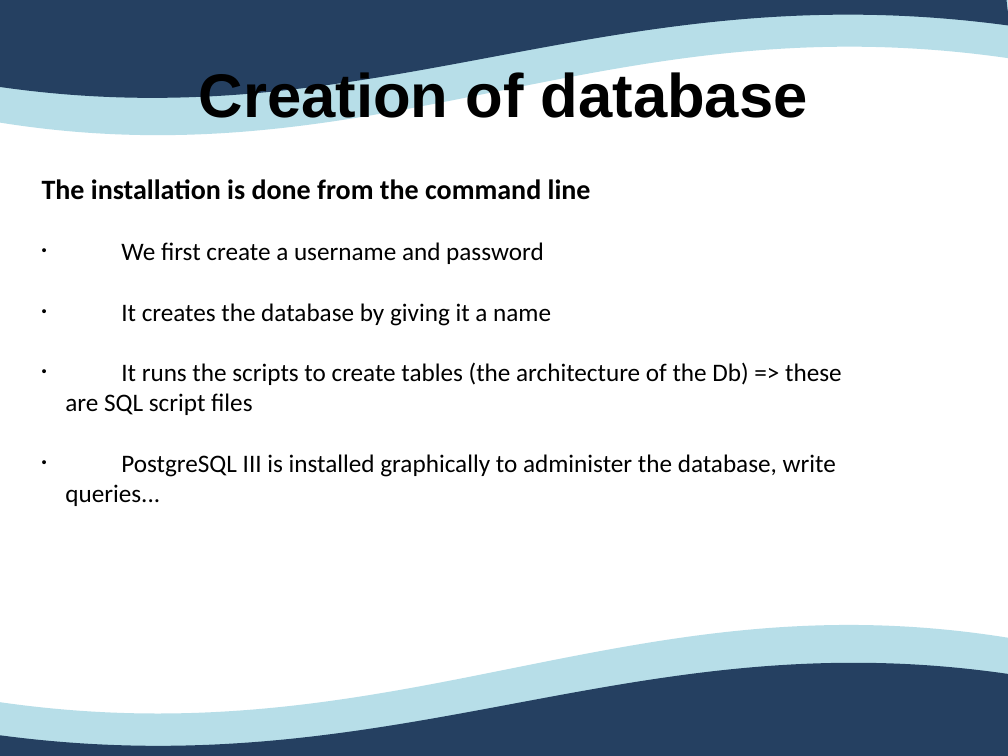
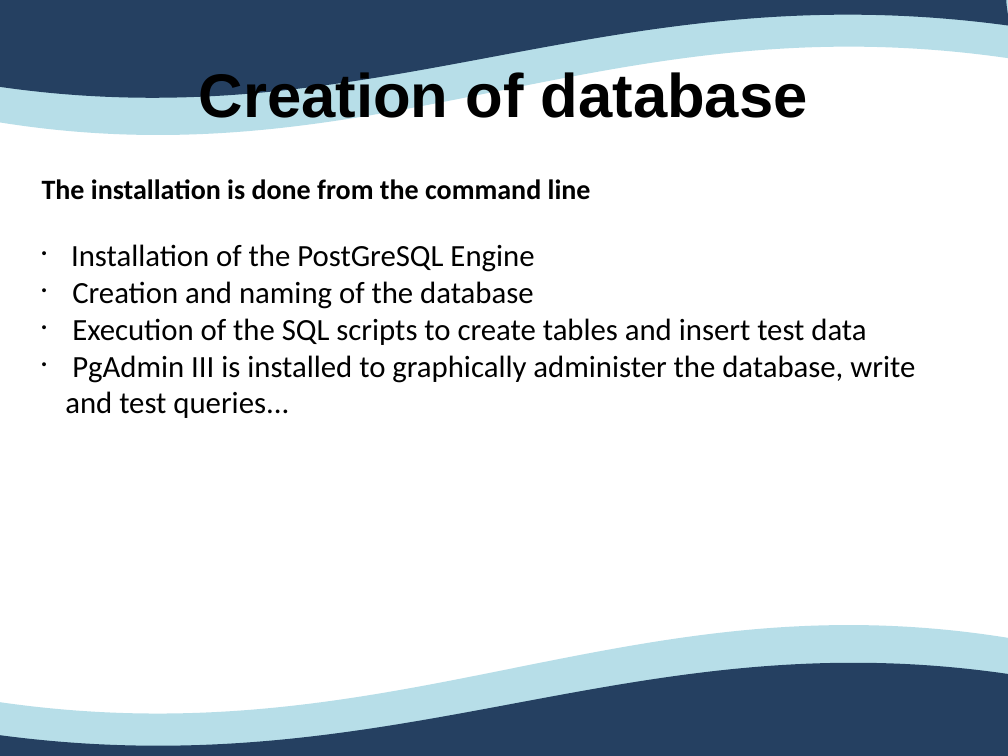
Before and after one commit to Ovan33/Immobilier, a slide deck: slide 17 of docs/Rapport/ProjetTuteureAnglais.ppt (slide 16 before the commit). Drawn at 1008x756 pixels with LibreOffice and Linux fonts; fonts in the diff are those of the drawing. Boxes give left, top, right and bottom in pixels: in the first picture for what was removed or moved away, otherwise in the second. Text is boxed around its words. In the diff, an @@ line names an element or a change of style, - is before the commit and + after.

```diff
--- a/docs/Rapport/ProjetTuteureAnglais.ppt
+++ b/docs/Rapport/ProjetTuteureAnglais.ppt
@@ freeform shape at <box>0,0,1008,98</box>: outline redrawn @@
@@ text at <box>65,244,915,418</box>: text changed; size 18 to 22 pt @@
-• We first create a username and password
-• It creates the database by giving it a name
-• It runs the scripts to create tables (the architecture of the Db) => these are SQL script files
-• PostgreSQL III is installed graphically to administer the database, write queries...
+• Installation of the PostGreSQL Engine
+• Creation and naming of the database
+• Execution of the SQL scripts to create tables and insert test data
+• PgAdmin III is installed to graphically administer the database, write and test queries...
```
Also in this commit, not shown: 21 other slides changed, 3 slides added, 2 slides removed.
